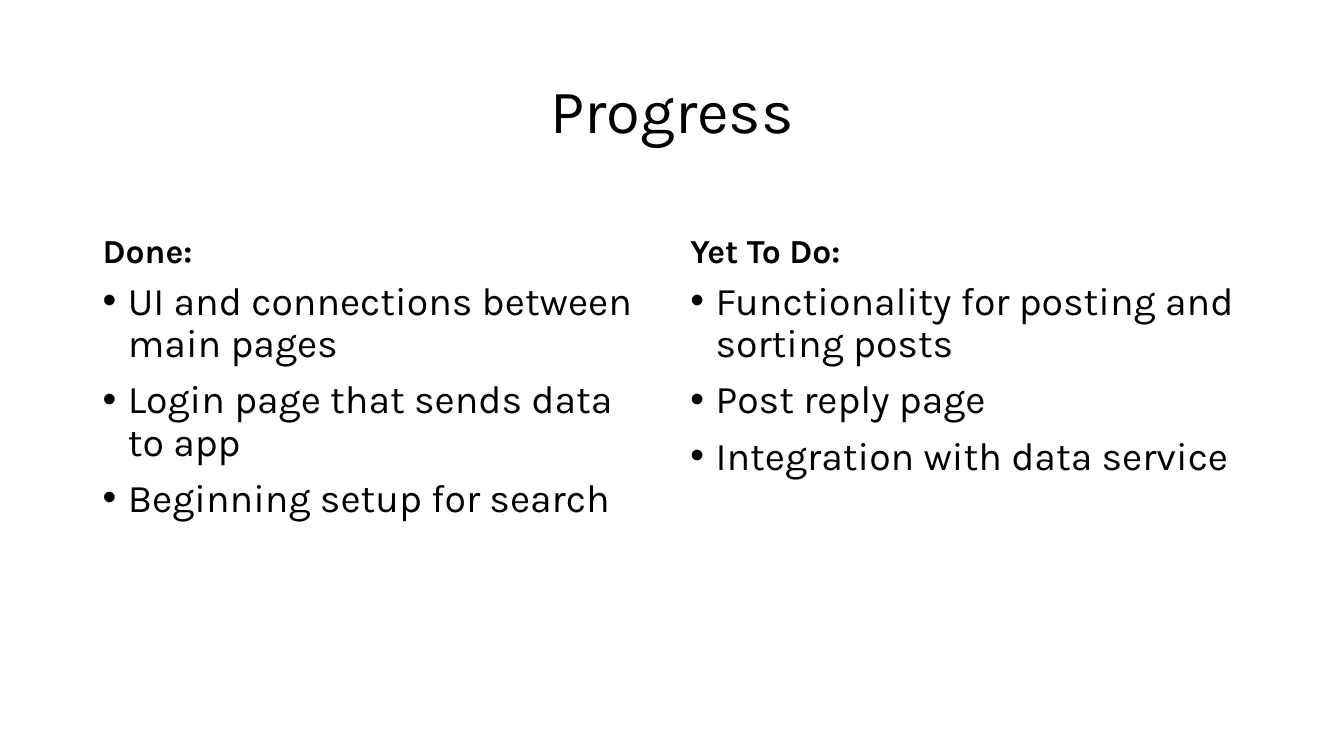
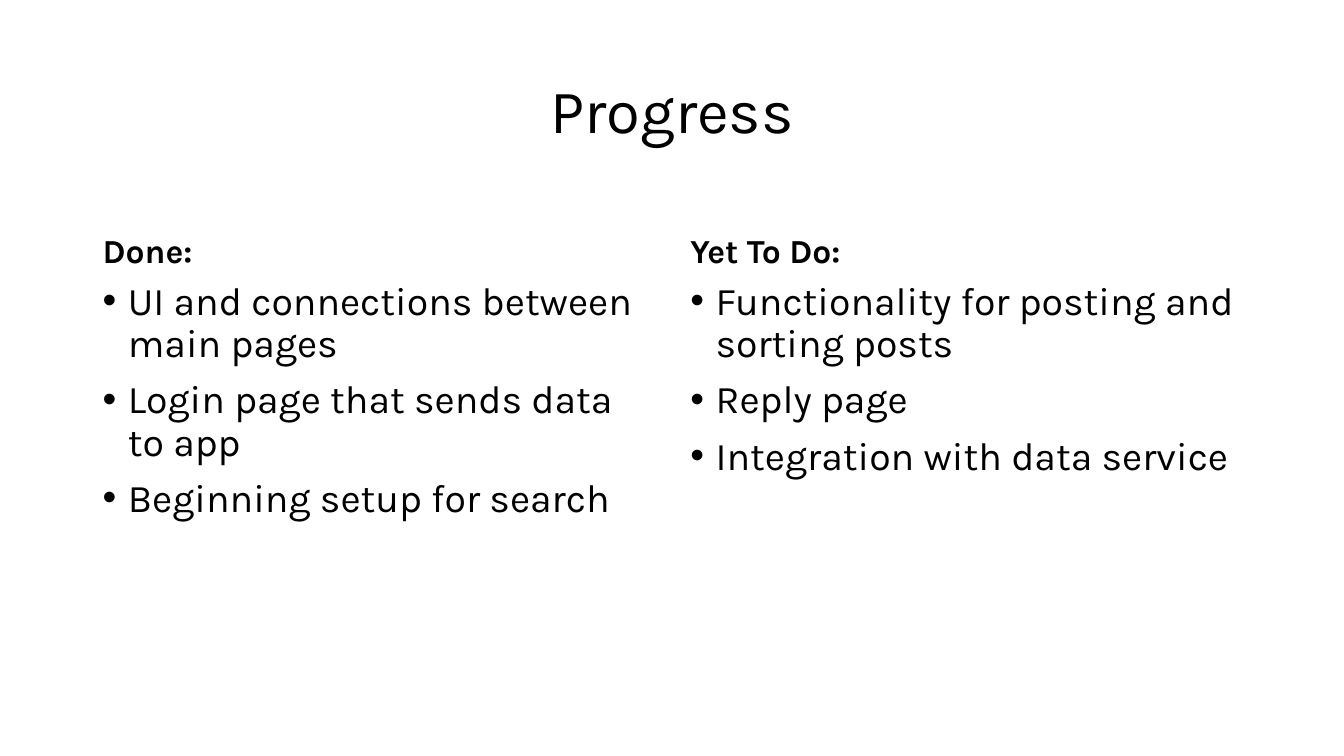
Before and after one commit to calvin-cs262-fall2025-teamE/Project, a slide deck: slide 8 of CommUnity Technical Presentation.pptx. Drawn at 1344x756 pixels with LibreOffice and Linux fonts; fonts in the diff are those of the drawing. Boxes give left, top, right and bottom in pixels: in the first picture for what was removed or moved away, otherwise in the second. Text is boxed around its words. In the diff, an @@ line names an element or a change of style, - is before the commit and + after.

```diff
--- a/CommUnity Technical Presentation.pptx
+++ b/CommUnity Technical Presentation.pptx
@@ text at (716, 386, 908, 423): text changed @@
-• Post reply page
+• Reply page
```
Also in this commit, not shown: 5 other slides changed, 1 other file.
